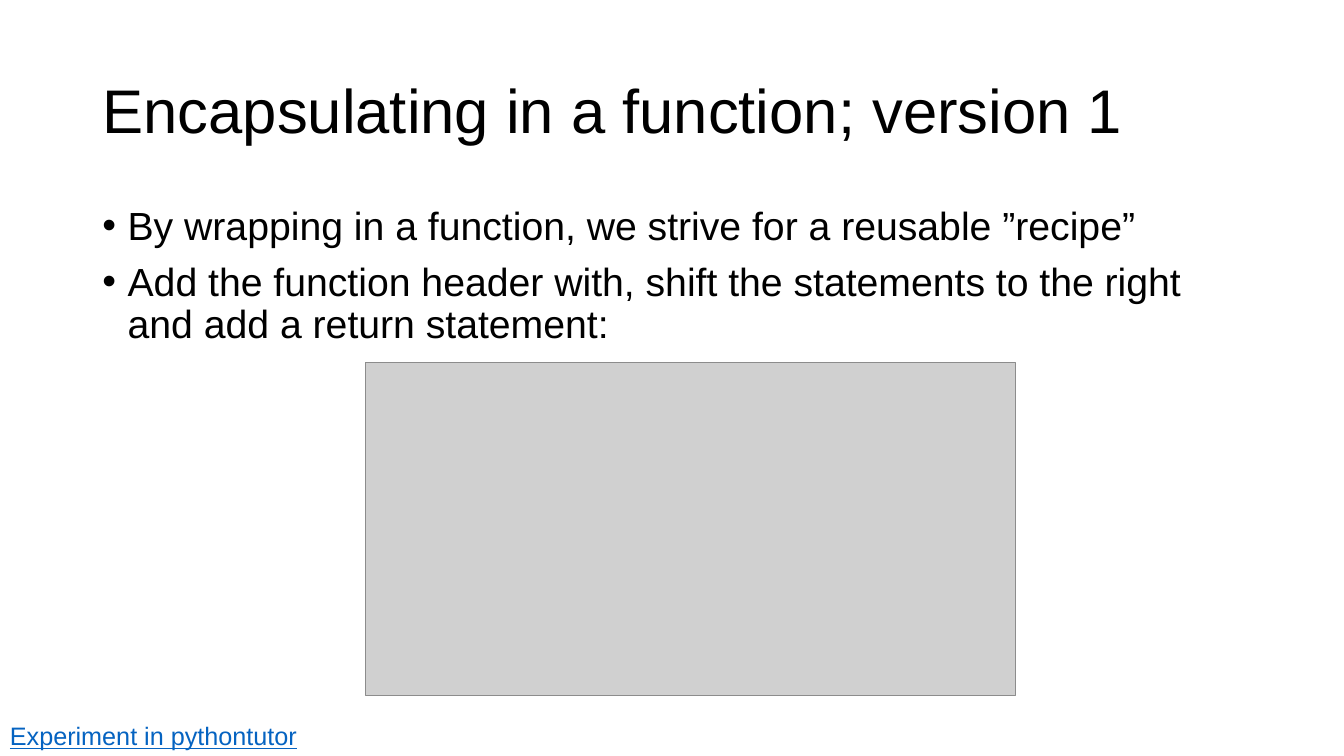
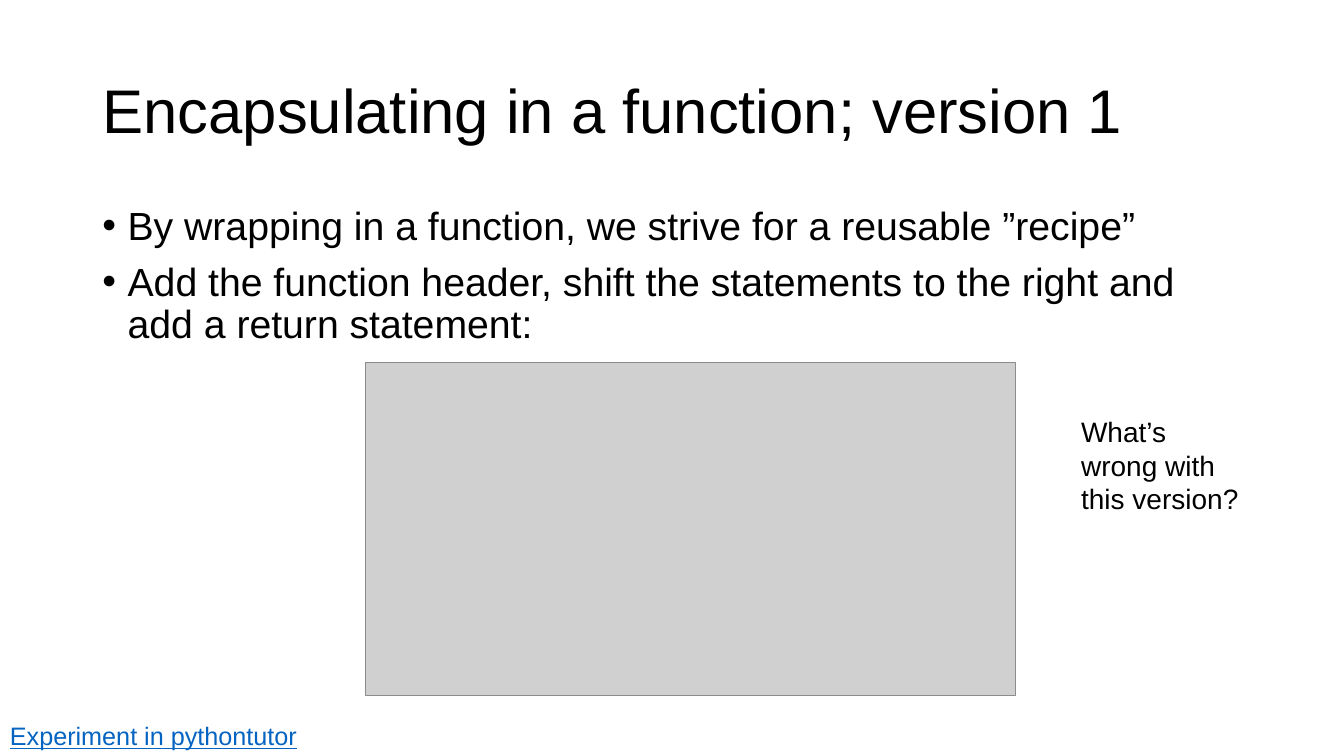
Before and after one commit to parrt/msds501, a slide deck: slide 16 of slides/functions.pptx (slide 14 before the commit). Drawn at 1344x756 pixels with LibreOffice and Linux fonts; fonts in the diff are those of the drawing; grey boxes stand for pictures; background and template pictures are left out. Boxes give left, top, right and bottom in pixels: in the first picture for what was removed or moved away, otherwise in the second. Text is boxed around its words. In the diff, an @@ line names an element or a change of style, - is before the commit and + after.

```diff
--- a/slides/functions.pptx
+++ b/slides/functions.pptx
@@ text at (128, 267, 1174, 339): text changed @@
-• Add the function header with, shift the statements to the right and add a return statement:
+• Add the function header, shift the statements to the right and add a return statement:
@@ text added at (1081, 421, 1238, 510), 20 pt, text #000000 @@
+What’s wrong with this version?
```
Also in this commit, not shown: 10 other slides changed, 8 slides added, 4 other files.
